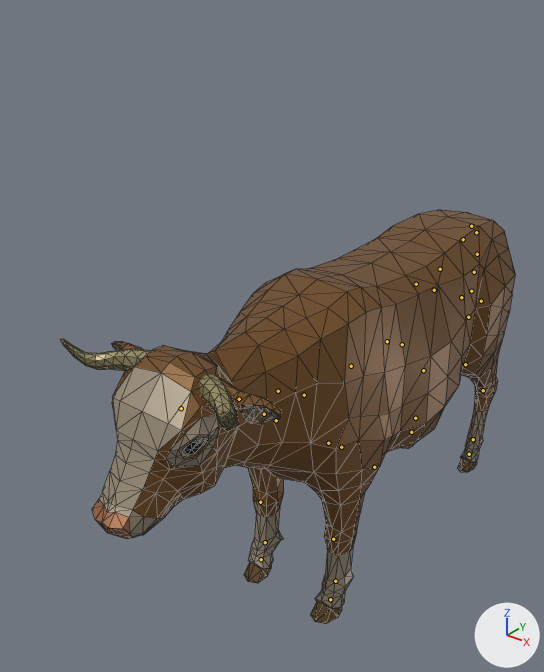
Before and after pictures for a commit that changed the glTF model demo/animals/Cow.glb.
Rendered twice from a 50 mm camera at (4.76, -8.48, 7.8) aimed at (-0.81, -1.52, 3.48). Arrows for +X, +Y and +Z are at lower right; the lights stay in place. The first picture is the older version. The bones that change, and the others that lie on the model, are drawn over the model as lines. Mesh edges are drawn as thin lines.

In view in the first picture: 'Cow'.
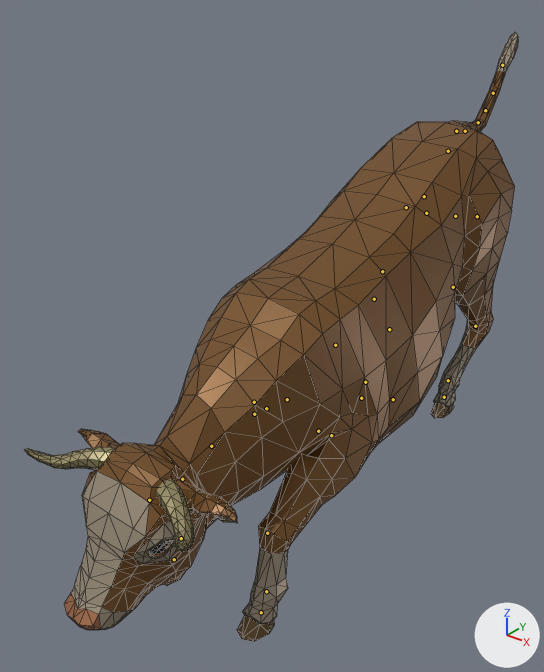
The newer file adds an action. The first version stands in its rest pose; the second is drawn at frame 23 of the action 'AnimalArmature|Gallop_Jump'.

The edits, one by one:
Bone 'Body' (bone_body) moves from (0.0, 0.0, 0.0) to (0.0, 0.01, -0.0043).
Bone 'Body' (bone_body) turns from (0, 0, 0) to (22, -1, 0) degrees about its own x, y and z.
Bone 'Back' (bone_back) moves from (0.0, 0.0, 0.0) to (0.0, 0.0011, 0.0001).
Bone 'Neck3' (bone_neck3) turns from (0, 0, 0) to (-8, 0, 0) degrees about its own x, y and z.
Bone 'Head' (bone_head) turns from (0, 0, 0) to (27, 0, 0) degrees about its own x, y and z.
Bone 'FrontShoulder.L' (bone_frontshoulder_l) moves from (0.0, 0.0, 0.0) to (-0.0016, 0.0002, -0.0002).
Bone 'FrontUpperLeg.L' (bone_frontupperleg_l) turns from (0, 0, 0) to (-79, 0, -4) degrees about its own x, y and z.
Bone 'FrontLowerLeg.L' (bone_frontlowerleg_l) turns from (0, 0, 0) to (-45, 0, 0) degrees about its own x, y and z.
Bone 'FrontShoulder.R' (bone_frontshoulder_r) moves from (0.0, 0.0, 0.0) to (0.0016, 0.0002, -0.0001).
Bone 'FrontUpperLeg.R' (bone_frontupperleg_r) turns from (0, 0, 0) to (-89, 0, -6) degrees about its own x, y and z.
Bone 'FrontLowerLeg.R' (bone_frontlowerleg_r) turns from (0, 0, 0) to (-49, 0, 0) degrees about its own x, y and z.
Bone 'BackShoulder.L' (bone_backshoulder_l) turns from (0, 0, 0) to (-1, -32, 6) degrees about its own x, y and z.
Bone 'BackLeg.L' (bone_backleg_l) turns from (0, 0, 0) to (-1, -1, 3) degrees about its own x, y and z.
Bone 'BackUpperLeg.L' (bone_backupperleg_l) turns from (0, 0, 0) to (9, 1, 2) degrees about its own x, y and z.
Bone 'BackLowerLeg.L' (bone_backlowerleg_l) turns from (0, 0, 0) to (32, 0, 0) degrees about its own x, y and z.
Bone 'BackShoulder.R' (bone_backshoulder_r) moves from (0.0, 0.0, 0.0) to (-0.0007, -0.0001, 0.0).
Bone 'BackShoulder.R' (bone_backshoulder_r) turns from (0, 0, 0) to (3, 42, 2) degrees about its own x, y and z.
Bone 'BackLeg.R' (bone_backleg_r) turns from (0, 0, 0) to (0, 0, 1) degrees about its own x, y and z.
Bone 'BackUpperLeg.R' (bone_backupperleg_r) turns from (0, 0, 0) to (-3, 0, 1) degrees about its own x, y and z.
Bone 'BackLowerLeg.R' (bone_backlowerleg_r) turns from (0, 0, 0) to (15, 1, 0) degrees about its own x, y and z.
Bone 'Tail2' (bone_tail2) turns from (0, 0, 0) to (6, 0, 0) degrees about its own x, y and z.
Bone 'Tail3' (bone_tail3) turns from (0, 0, 0) to (51, -2, 1) degrees about its own x, y and z.
Bone 'Tail4' (bone_tail4) turns from (0, 0, 0) to (40, -2, 5) degrees about its own x, y and z.
Bone 'Tail5' (bone_tail5) turns from (0, 0, 0) to (11, 0, 0) degrees about its own x, y and z.
Bone 'Tail6' (bone_tail6) turns from (0, 0, 0) to (6, 0, 0) degrees about its own x, y and z.
Bone 'Tail7' (bone_tail7) turns from (0, 0, 0) to (-11, 0, 1) degrees about its own x, y and z.
Bone 'IKBackLeg.L' (bone_ikbackleg_l) moves from (0.0, 0.0, 0.0) to (0.0, -0.0116, -0.0192).
Bone 'IKBackLeg.L' (bone_ikbackleg_l) turns from (0, 0, 0) to (6, 0, 0) degrees about its own x, y and z.
Bone 'IKFrontLeg.L' (bone_ikfrontleg_l) moves from (0.0, 0.0, 0.0) to (0.0, -0.0034, -0.0172).
Bone 'IKBackLeg.R' (bone_ikbackleg_r) moves from (0.0, 0.0, 0.0) to (0.0, -0.0078, -0.0231).
Bone 'IKBackLeg.R' (bone_ikbackleg_r) turns from (0, 0, 0) to (2, 0, 0) degrees about its own x, y and z.
Bone 'IKFrontLeg.R' (bone_ikfrontleg_r) moves from (0.0, 0.0, 0.0) to (0.0, -0.0049, -0.0193).
Bone 'IKFrontLeg.R' (bone_ikfrontleg_r) turns from (0, 0, 0) to (-9, 0, 0) degrees about its own x, y and z.

Changed parts and their boxes (x1, y1, x2, y2) in the pictures (544 x 672 px):
'Cow', posed (8% wider, 47% taller)
    before: (61, 209, 516, 624)
    after: (25, 32, 518, 641)
bone 'Body', root to tip
    before: (374, 467) to (374, 464)
    after: (393, 399) to (393, 397)
bone 'Back', root to tip
    before: (463, 239) to (462, 239)
    after: (448, 151) to (447, 151)
bone 'Neck3', root to tip
    before: (239, 399) to (238, 399)
    after: (211, 446) to (211, 446)
bone 'Head', root to tip
    before: (181, 408) to (180, 409)
    after: (149, 500) to (149, 501)
bone 'FrontShoulder.L', root to tip
    before: (328, 443) to (329, 443)
    after: (318, 431) to (319, 431)
bone 'FrontUpperLeg.L', root to tip
    before: (341, 447) to (341, 448)
    after: (331, 435) to (331, 436)
bone 'FrontLowerLeg.L', root to tip
    before: (333, 539) to (333, 540)
    after: (267, 533) to (267, 534)
bone 'FrontShoulder.R', root to tip
    before: (276, 420) to (275, 420)
    after: (266, 408) to (265, 408)
bone 'FrontUpperLeg.R', root to tip
    before: (264, 414) to (264, 414)
    after: (254, 402) to (253, 402)
bone 'FrontLowerLeg.R', root to tip
    before: (260, 502) to (260, 502)
    after: (182, 479) to (182, 480)
bone 'BackShoulder.L', root to tip
    before: (461, 297) to (462, 297)
    after: (455, 216) to (456, 216)
bone 'BackLeg.L', root to tip
    before: (481, 301) to (481, 301)
    after: (477, 216) to (476, 217)
bone 'BackUpperLeg.L', root to tip
    before: (465, 364) to (465, 365)
    after: (453, 287) to (453, 287)
bone 'BackLowerLeg.L', root to tip
    before: (483, 390) to (483, 391)
    after: (475, 326) to (475, 327)
bone 'BackShoulder.R', root to tip
    before: (434, 290) to (433, 290)
    after: (426, 213) to (426, 213)
bone 'BackLeg.R', root to tip
    before: (416, 284) to (415, 284)
    after: (406, 207) to (406, 208)
bone 'BackUpperLeg.R', root to tip
    before: (402, 344) to (402, 344)
    after: (382, 271) to (383, 272)
bone 'BackLowerLeg.R', root to tip
    before: (423, 370) to (423, 371)
    after: (389, 329) to (389, 330)
bone 'Tail2', root to tip
    before: (471, 226) to (471, 226)
    after: (456, 131) to (456, 131)
bone 'Tail3', root to tip
    before: (476, 232) to (476, 232)
    after: (465, 131) to (465, 131)
bone 'Tail4', root to tip
    before: (477, 254) to (477, 254)
    after: (478, 122) to (478, 122)
bone 'Tail5', root to tip
    before: (474, 272) to (474, 272)
    after: (485, 110) to (485, 110)
bone 'Tail6', root to tip
    before: (471, 291) to (471, 291)
    after: (493, 93) to (493, 93)
bone 'Tail7', root to tip
    before: (468, 317) to (468, 317)
    after: (502, 65) to (502, 65)
bone 'IKBackLeg.L', root to tip
    before: (473, 439) to (473, 441)
    after: (448, 380) to (447, 382)
bone 'IKFrontLeg.L', root to tip
    before: (335, 581) to (335, 582)
    after: (266, 591) to (266, 593)
bone 'IKBackLeg.R', root to tip
    before: (415, 418) to (415, 419)
    after: (365, 382) to (365, 383)
bone 'IKFrontLeg.R', root to tip
    before: (265, 542) to (264, 544)
    after: (181, 538) to (180, 540)
